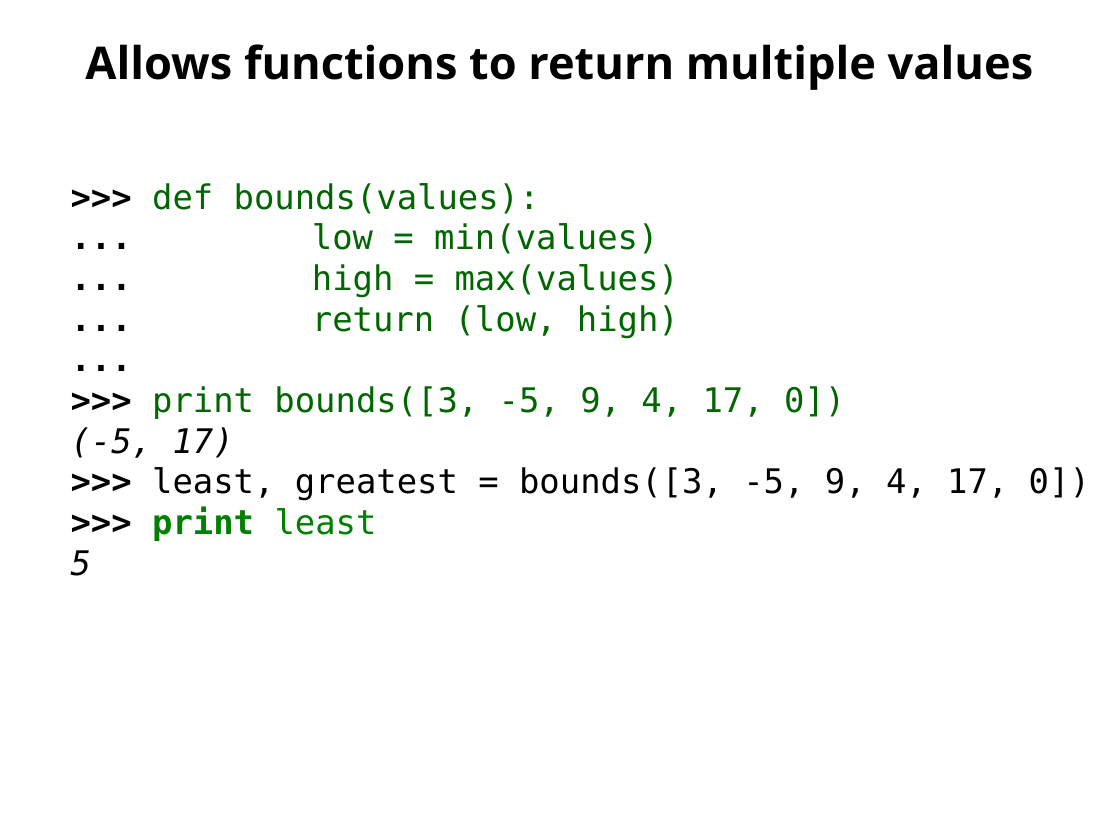
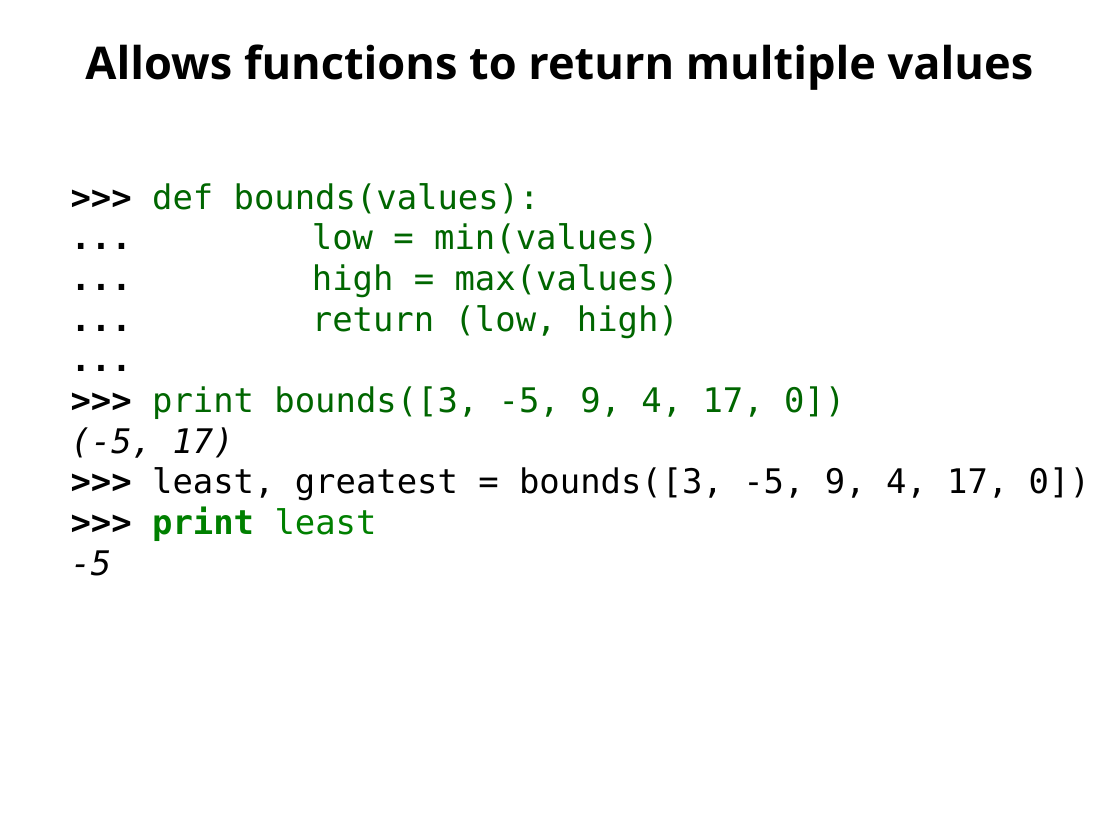
Before and after one commit to ncasuk/ncas-isc, a slide deck: slide 5 of python/presentations/learning_python/10_ceda-tuples.ppt. Drawn at 1120x840 pixels with LibreOffice and Linux fonts; fonts in the diff are those of the drawing; background and template pictures are left out. Boxes give left, top, right and bottom in pixels: in the first picture for what was removed or moved away, otherwise in the second. Text is boxed around its words. In the diff, an @@ line names an element or a change of style, - is before the commit and + after.

Commit message:
Updated some typos in the slides.

```diff
--- a/python/presentations/learning_python/10_ceda-tuples.ppt
+++ b/python/presentations/learning_python/10_ceda-tuples.ppt
@@ text at (71,550,112,576): text changed @@
-5
+-5
```
Also in this commit, not shown: 3 other files.
